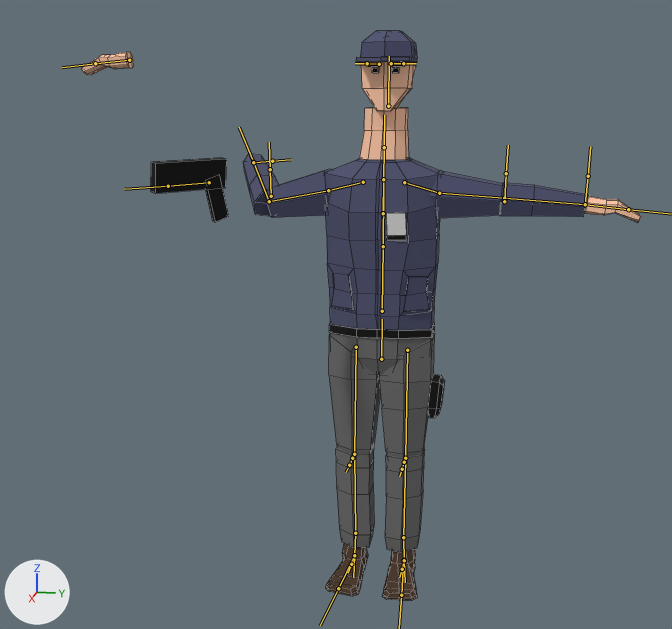
Renders of the FBX model Assets/Art/AnimationClips/Enemy1.fbx from each side of a commit.
Before and after are seen from a 50 mm camera at (6.69, 0.99, 1.41) aimed at (0.39, -0.27, -0.17). Lighting does not change. The marker at lower left points along +X, +Y and +Z. Both versions are drawn at frame 1 of the action 'Humanoid|T_Pose'; the numbers are the values there. The bones that bend it are drawn over the model as lines. Mesh edges are drawn as thin lines.

Names of what the first picture shows: 'Head'.
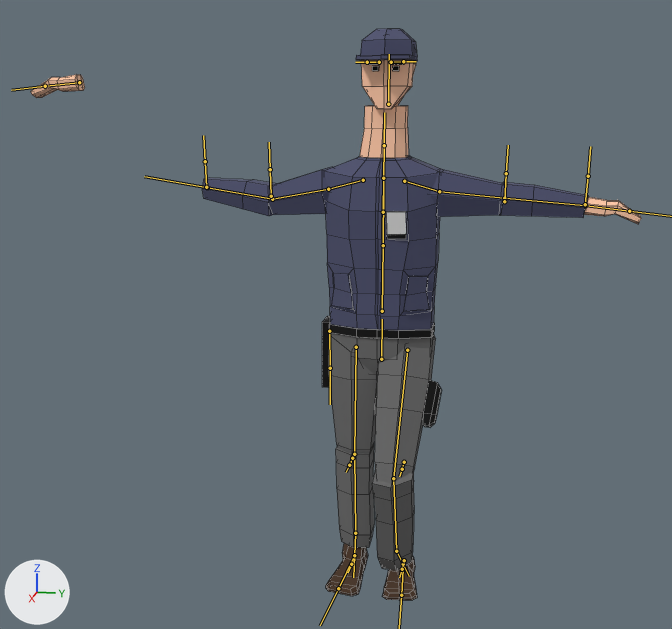
Boxes (x1, y1, x2, y2) around the edits, measured in the pictures (672 x 629 px):
'Head', posed (9% wider): before (82, 31, 641, 600); after (31, 29, 641, 600)
bone 'L_UpperArm', root to tip: before (439, 193) to (504, 198); after (439, 191) to (504, 198)
bone 'L_LoweArm', root to tip: before (504, 198) to (585, 204); after (504, 198) to (585, 205)
bone 'R_UpperArm', root to tip: before (328, 190) to (269, 201); after (328, 189) to (272, 199)
bone 'R_LoweArm', root to tip: before (269, 201) to (253, 162); after (272, 199) to (207, 187)
bone 'L_Thigh', root to tip: before (407, 350) to (405, 458); after (407, 350) to (393, 478)
bone 'L_LowerLeg', root to tip: before (405, 458) to (403, 537); after (393, 478) to (396, 551)
bone 'L_Foot1', root to tip: before (403, 537) to (404, 560); after (396, 551) to (403, 564)
bone 'Weapon', root to tip: before (209, 182) to (168, 186); after (329, 331) to (330, 368)
bone 'R_Hand', root to tip: before (129, 60) to (95, 63); after (79, 82) to (45, 86)

Edits to the bpy script that builds the scene:
```text
Change bone_l_upperarm:
    where bone_l_upperarm = bpy.data.objects['Humanoid'].pose.bones['L_UpperArm']  # child of 'L_Shoulder'
    bone_l_upperarm.rotation_quaternion: (1.0, -0.007, -0.001, 0.006) -> (0.999, -0.02, -0.001, 0.034)  # degrees (-1, 0, 1) -> degrees (-2, 0, 4)
Change bone_l_lowearm:
    where bone_l_lowearm = bpy.data.objects['Humanoid'].pose.bones['L_LoweArm']  # child of 'L_UpperArm'
    bone_l_lowearm.rotation_quaternion: (1.0, 0.012, 0.0, -0.011) -> (0.998, 0.022, 0.0, -0.061)  # degrees (1, 0, -1) -> degrees (2, 0, -7)
Change bone_r_upperarm:
    where bone_r_upperarm = bpy.data.objects['Humanoid'].pose.bones['R_UpperArm']  # child of 'R_Shoulder'
    bone_r_upperarm.rotation_quaternion: (0.997, 0.077, -0.002, -0.011) -> (0.994, 0.075, 0.003, 0.08)  # degrees (9, 0, -1) -> degrees (9, 0, 9)
Change bone_r_lowearm:
    where bone_r_lowearm = bpy.data.objects['Humanoid'].pose.bones['R_LoweArm']  # child of 'R_UpperArm'
    bone_r_lowearm.rotation_quaternion: (0.809, -0.333, 0.004, 0.485) -> (0.986, -0.166, 0.0, 0.004)  # degrees (-34, 19, 56) -> degrees (-19, 0, 0)
    bone_r_lowearm.scale: (1.0, 1.0, 1.0) -> (1.0, 1.0, 1.01)
Change bone_l_thigh:
    where bone_l_thigh = bpy.data.objects['Humanoid'].pose.bones['L_Thigh']  # child of 'Hips'
    bone_l_thigh.rotation_quaternion: (1.0, 0.001, 0.0, -0.013) -> (0.974, -0.018, 0.0, -0.228)  # degrees (0, 0, -2) -> degrees (-2, -1, -26)
    bone_l_thigh.scale: (1.05, 1.0, 1.05) -> (1.05, 1.12, 1.05)
Change bone_l_lowerleg:
    where bone_l_lowerleg = bpy.data.objects['Humanoid'].pose.bones['L_LowerLeg']  # child of 'L_Thigh'
    bone_l_lowerleg.rotation_quaternion: (1.0, -0.001, 0.0, 0.025) -> (0.912, 0.022, -0.007, 0.409)  # degrees (0, 0, 3) -> degrees (2, -2, 48)
    bone_l_lowerleg.scale: (1.0, 1.0, 1.0) -> (0.97, 1.04, 1.0)
Change bone_l_foot1:
    where bone_l_foot1 = bpy.data.objects['Humanoid'].pose.bones['L_Foot1']  # child of 'L_LowerLeg'
    bone_l_foot1.rotation_quaternion: (1.0, 0.005, 0.0, 0.006) -> (0.986, 0.065, -0.002, 0.151)  # degrees (1, 0, 1) -> degrees (7, -1, 17)
Change bone_weapon:
    where bone_weapon = bpy.data.objects['Humanoid'].pose.bones['Weapon']  # child of 'Hips'
    bone_weapon.location: (-0.556, -1.225, -1.087) -> (0.0, 0.0, 0.0)
    bone_weapon.rotation_quaternion: (0.681, -0.654, 0.189, 0.268) -> (1.0, 0.0, 0.0, 0.0)  # degrees (-85, 37, 8) -> degrees (0, 0, 0)
Change bone_r_hand:
    where bone_r_hand = bpy.data.objects['Humanoid'].pose.bones['R_Hand']
    bone_r_hand.location: (-0.335, 0.536, -1.053) -> (-0.076, 0.85, -0.911)
```
